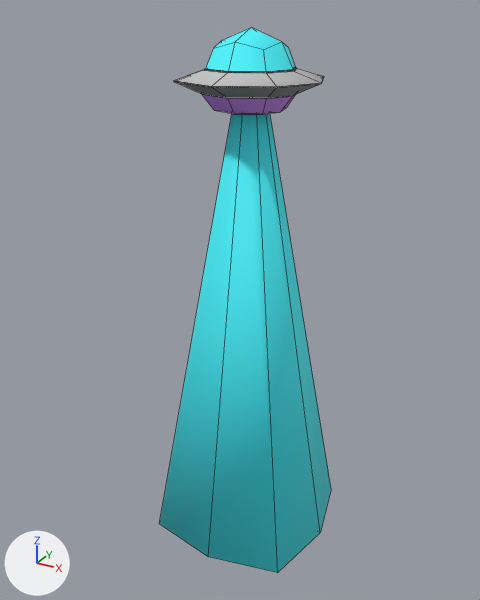
The FBX model Roll a Bot/Assets/Blender Files/UFO/Blend/UFO.fbx, before and after one commit.
The view is the same before and after, from a camera (50 mm lens) standing at (6.0, -11.33, 1.15) and looking at (-0.19, -0.07, -4.48). Lighting does not change. The marker at lower left points along +X, +Y and +Z. Mesh edges are drawn as thin lines.
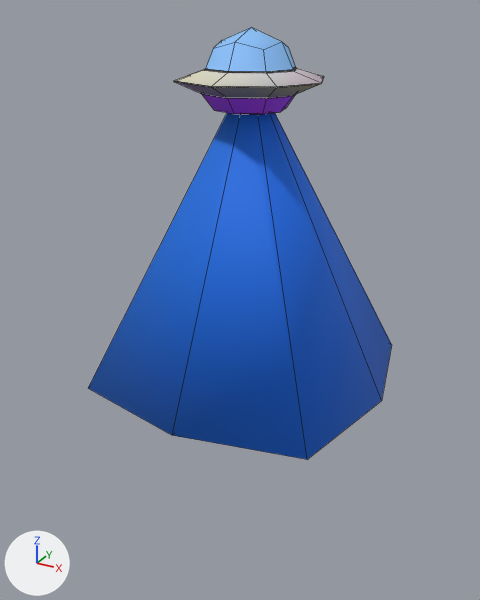
Boxes [x1, y1, x2, y2] around the edits, measured in the pictures (480 x 600 px):
'Cube', surface changed, reshaped (76% wider, 21% shorter)
    before: [159, 27, 331, 573]
    after: [88, 27, 392, 459]
part 1 of me_cube, added (blue)
    after: [88, 113, 392, 459]
part 2 of me_cube, deleted (cyan)
    before: [159, 113, 331, 573]
part 3 of me_cube, surface changed
    both: [176, 27, 324, 114]

Patch to the scene script:
```diff
--- a/Roll a Bot/Assets/Blender Files/UFO/Blend/UFO.fbx.py
+++ b/Roll a Bot/Assets/Blender Files/UFO/Blend/UFO.fbx.py
@@ img_color_palette_png @@
+img_color_palette_png = load_image('Color Palette.png', '../../Color Scheme/Color Palette.png', 8, 8, 'sRGB')
@@ mat_material @@
 mat_material = principled_material('Material')
-mat_material.texture = img_ufo_texture_1_png
+mat_material.texture = img_color_palette_png
 mat_material.roughness = 0.752
@@ me_cube @@
 # used by ob_cube; location = (0.0, 0.0, 0.0)
-me_cube.from_pydata(...)  # 92 vertices, 88 faces; spans x -1.88..1.88, y -1.88..1.88, z -9.92..0.84
+me_cube.from_pydata(...)  # 101 vertices, 92 faces; spans x -2.99..2.99, y -2.99..2.99, z -6.02..0.84
+# me_cube part 1: a new loose piece of 18 vertices spanning x -2.99..2.99, y -2.99..2.99, z -6.02..-0.35, in mat_material (picture img_color_palette_png)
+# me_cube part 2
+# 9 vertices are removed from x -1.88..1.88, y -1.88..1.88, z -9.92
+# 12 faces are deleted
+# me_cube part 3: 76 kept faces spanning x -1.39..1.39, y -1.39..1.39, z -0.63..0.84 get new texture (UV) coordinates
 me_cube.materials.append(mat_material)
```
